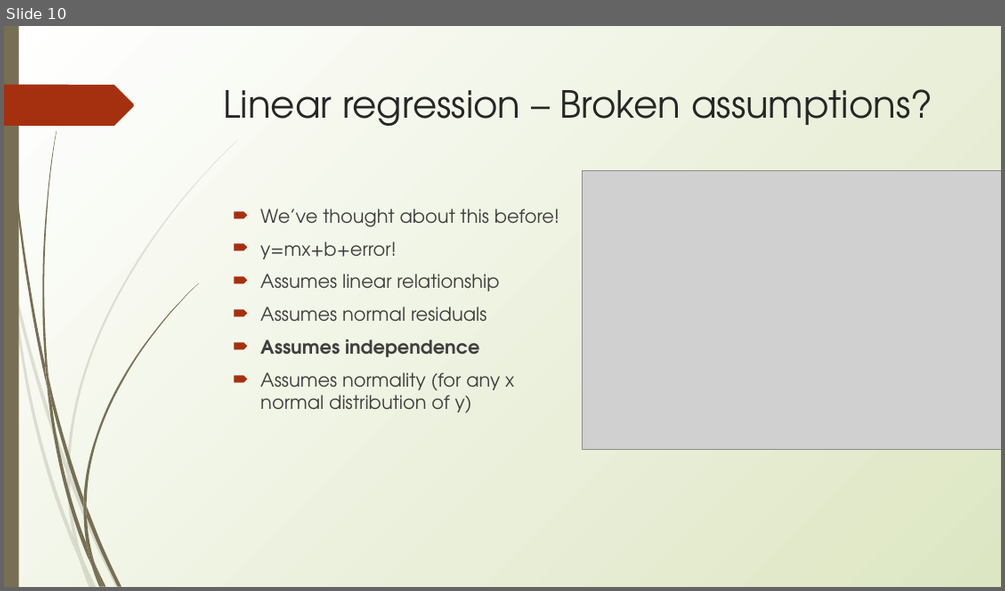
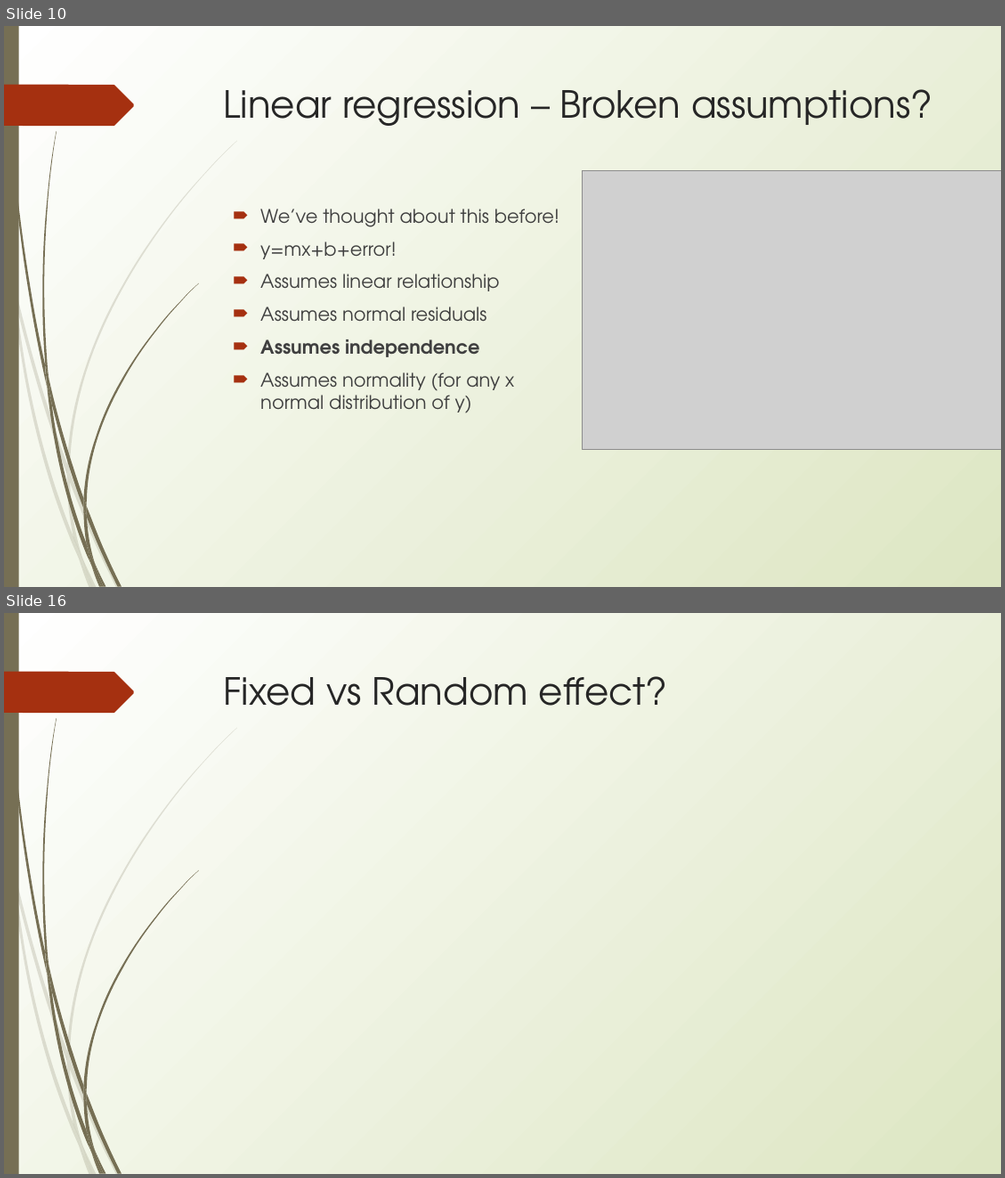
Before and after one commit to erynmcfarlane/GraduateStatsClass, a slide deck: Lecture6.pptx. Shown one above the other, each under a label of ours: slide 10 before the commit, slides 10 and 16 after it; the slides between them are not shown. The pictures are 1005x591 and 1005x1178 pixels, drawn with LibreOffice and Linux fonts; fonts in the diff are those of the drawing; grey boxes stand for pictures. Boxes give left, top, right and bottom in pixels: in the first picture for what was removed or moved away, otherwise in the second. Text is boxed around its words. In the diff, an @@ line names an element or a change of style, - is before the commit and + after.

```diff
--- a/Lecture6.pptx
+++ b/Lecture6.pptx
@@ slide 16 added at [4,613,1001,1174], background gradient #FFFFFF to #DDE6C3; not listed: 24 template elements that a slide beside it also shows @@
@@ title added at [224,676,668,706], 36 pt, text #262626 @@
+Fixed vs Random effect?
```
Also in this commit, not shown: 1 slide changed, 4 other slides added.
